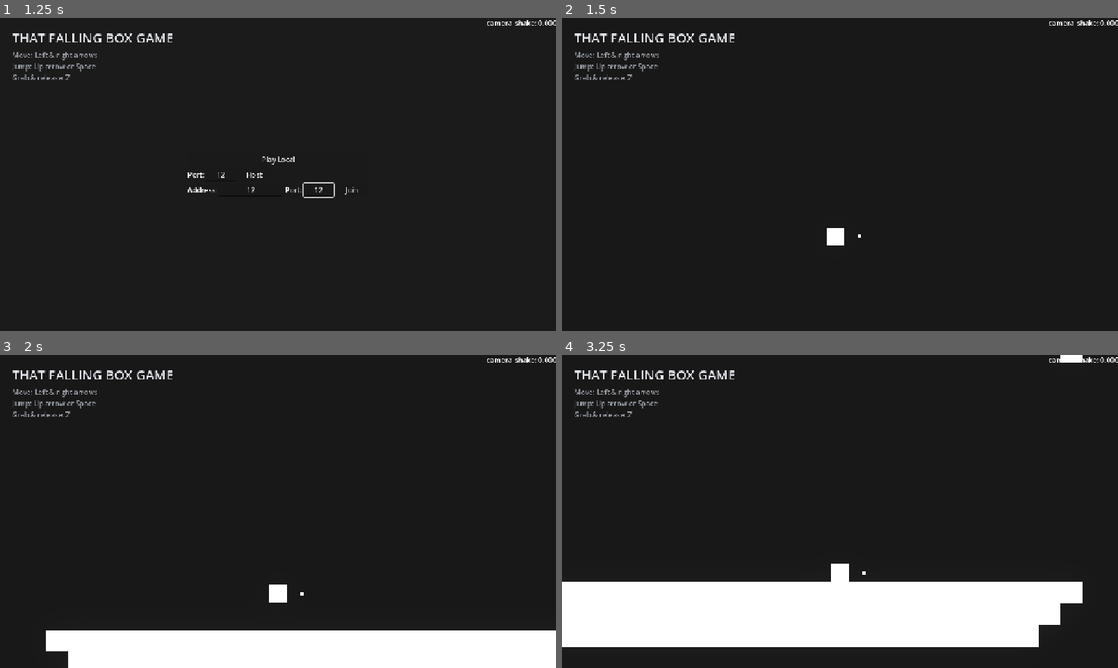
Above: before the commit, frames 1-4 (two rows, left to right).
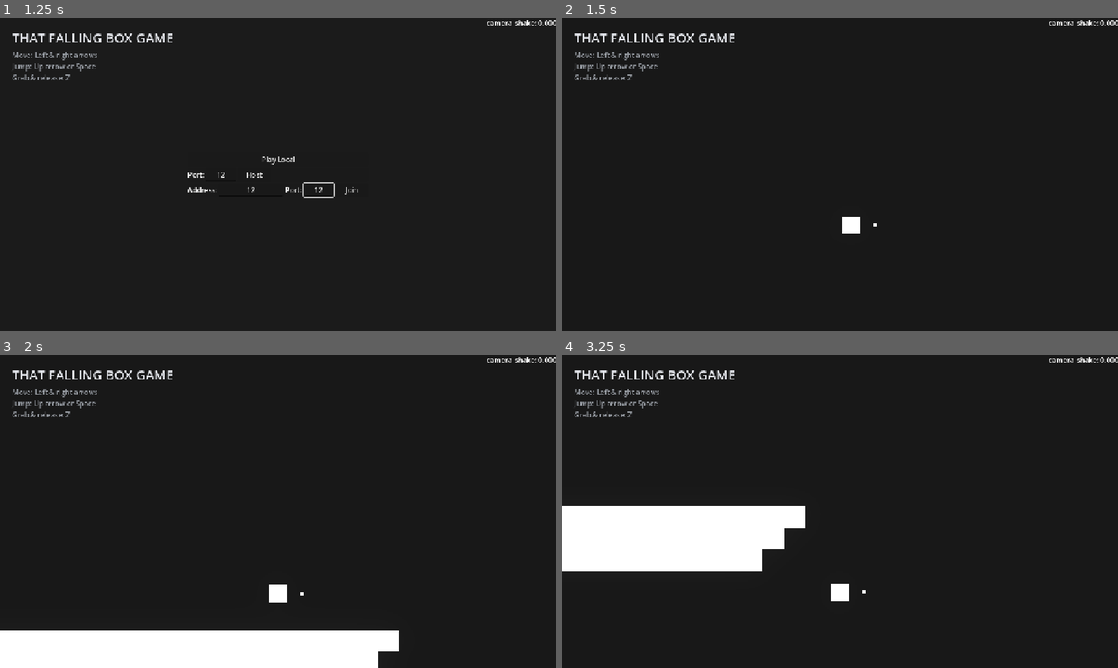
Above: after the commit, the same moments.

Repository: itsMapleLeaf/falling-box
Game: Godot game, scene res://src/main.tscn
Same seed, same stepped clock (60 frames per second), same inputs: the game is played once before the commit and once after it.
Inputs (mouse positions are in pixels of both pictures, inside the frame that each line leads up to):
- Up to frame 1 (1.25 s): click (222, 174) at 0.52 s; type "12" at 0.6 s; click (250, 190) at 0.75 s; type "12" at 0.83 s; click (316, 190) at 0.98 s; type "12" at 1.07 s
- Up to frame 2 (1.5 s): click "Host" at 1.25 s
- Up to frame 3 (2 s): no input
- Up to frame 4 (3.25 s): tap Enter at 2 s; move the mouse to (962, 495) at 2.02 s; hold Right (move_right) 2.03-2.75 s; tap I at 2.1 s; click (962, 495) at 2.17 s; tap Up (jump) at 2.27 s; drag from (728, 527) to (856, 577) at 2.77 s

Frame 1 is identical in both runs. In frame 2, 0.3% of the frame differs, in the area x 47-57%, y 63-73%; in frame 3, 4.8%; in frame 4, 27%, in the area x 0-94%, y 0-94%.

Commit message:
multiplayer player spawns

Diff:
--- a/src/game.gd
+++ b/src/game.gd
@@ -1,11 +1,41 @@
 class_name Game
 extends Screen
 
+const PLAYER = preload("uid://dgfxlv2n2qtvd")
+
 var enet_peer := ENetMultiplayerPeer.new()
+var players_by_peer_id: Dictionary[int, Player] = { }
+
+@onready var player_multiplayer_spawner: MultiplayerSpawner = $PlayerMultiplayerSpawner
 
 
 func _ready() -> void:
-	pass
+	player_multiplayer_spawner.spawn_function = _spawn_player
+
+
+class PlayerSpawnData:
+	var peer_id: int
+
+
+	func with_peer_id(value: int) -> PlayerSpawnData:
+		peer_id = value
+		return self
+
+
+func _spawn_player(data_dict: Dictionary):
+	prints(data_dict)
+
+	var player: Player = PLAYER.instantiate()
+	var data: PlayerSpawnData = dict_to_inst(data_dict)
+
+	player.name = str(data.peer_id)
+	player.respawn_left = %RespawnLeft
+	player.respawn_right = %RespawnRight
+	player.fallout_threshold = %FalloutThreshold
+
+	players_by_peer_id[data.peer_id] = player
+
+	return player
 
 
 func _unhandled_input(event: InputEvent) -> void:
@@ -17,7 +47,30 @@
 	enet_peer.create_server(port)
 	multiplayer.multiplayer_peer = enet_peer
 
+	enet_peer.peer_connected.connect(_on_peer_connected)
+	enet_peer.peer_disconnected.connect(_on_peer_disconnected)
+
+	player_multiplayer_spawner.spawn(inst_to_dict(PlayerSpawnData.new().with_peer_id(1)))
+
 
 func join_server(host: String, port: int) -> void:
 	enet_peer.create_client(host, port)
 	multiplayer.multiplayer_peer = enet_peer
+
+
+func _on_peer_connected(peer_id: int) -> void:
+	prints("connected:", peer_id)
+
+	player_multiplayer_spawner.spawn(inst_to_dict(PlayerSpawnData.new().with_peer_id(peer_id)))
+
+
+func _on_peer_disconnected(peer_id: int) -> void:
+	prints("disconnected:", peer_id)
+	remove_player(peer_id)
+
+
+func remove_player(peer_id: int) -> void:
+	var player := players_by_peer_id[peer_id]
+	if player:
+		player.queue_free()
+		players_by_peer_id.erase(peer_id)
--- a/src/game.tscn
+++ b/src/game.tscn
@@ -2,7 +2,6 @@
 
 [ext_resource type="Script" uid="uid://cxgv5kyvrs67i" path="res://src/game.gd" id="1_bs6l1"]
 [ext_resource type="PackedScene" uid="uid://cud0fufuh0rol" path="res://src/platform.tscn" id="1_kc8ui"]
-[ext_resource type="PackedScene" uid="uid://dgfxlv2n2qtvd" path="res://src/player.tscn" id="2_bs6l1"]
 [ext_resource type="Script" uid="uid://b1ppimynnjxmx" path="res://src/falling_box_spawner.gd" id="3_pk08u"]
 [ext_resource type="PackedScene" uid="uid://b6hwok27qogib" path="res://src/falling_box.tscn" id="4_wqvko"]
 
@@ -29,19 +28,16 @@
 position = Vector2(0, 100)
 size_in_cells = Vector2i(25, 1)
 
-[node name="Player" parent="." unique_id=1988052361 node_paths=PackedStringArray("fallout_threshold", "respawn_left", "respawn_right") instance=ExtResource("2_bs6l1")]
-position = Vector2(0, -450)
-fallout_threshold = NodePath("../FalloutThreshold")
-respawn_left = NodePath("../RespawnLeft")
-respawn_right = NodePath("../RespawnRight")
-
 [node name="RespawnLeft" type="Marker2D" parent="." unique_id=2143609635]
+unique_name_in_owner = true
 position = Vector2(-725, -575)
 
 [node name="RespawnRight" type="Marker2D" parent="." unique_id=1413309880]
+unique_name_in_owner = true
 position = Vector2(725, -575)
 
 [node name="FalloutThreshold" type="Marker2D" parent="." unique_id=1665585315]
+unique_name_in_owner = true
 position = Vector2(0, 500)
 gizmo_extents = 25.0
 
@@ -64,3 +60,7 @@
 [node name="Timer" type="Timer" parent="BoxSpawner" unique_id=783537521]
 wait_time = 0.5
 autostart = true
+
+[node name="PlayerMultiplayerSpawner" type="MultiplayerSpawner" parent="." unique_id=1400115976]
+_spawnable_scenes = PackedStringArray("uid://dgfxlv2n2qtvd")
+spawn_path = NodePath("..")
--- a/src/player.gd
+++ b/src/player.gd
@@ -6,13 +6,14 @@
 
 const MAX_JUMPS := 2
 
-@export var cursor: Node2D
 @export var fallout_threshold: Marker2D
 @export var respawn_left: Marker2D
 @export var respawn_right: Marker2D
-@export var camera: Camera2D
-@export var crush_detector: Area2D
-@export var respawn_timer: Timer
+
+@onready var cursor: MeshInstance2D = %Cursor
+@onready var crush_detector: Area2D = %CrushDetector
+@onready var camera: Camera2D = %Camera
+@onready var respawn_timer: Timer = %RespawnTimer
 
 var facing := 1
 var jumps_remaining := MAX_JUMPS
@@ -22,11 +23,16 @@
 var active_collision_mask: int
 
 
+func _enter_tree() -> void:
+	set_multiplayer_authority(int(name))
+
+
 func _ready() -> void:
 	active_collision_layer = collision_layer
 	active_collision_mask = collision_mask
 	respawn_rng.randomize()
 	respawn()
+	camera.enabled = is_multiplayer_authority()
 
 
 func _process(_delta: float) -> void:
--- a/src/player.tscn
+++ b/src/player.tscn
@@ -15,14 +15,15 @@
 [sub_resource type="RectangleShape2D" id="RectangleShape2D_lowyb"]
 size = Vector2(25, 42)
 
-[node name="Player" type="CharacterBody2D" unique_id=1988052361 node_paths=PackedStringArray("cursor", "camera", "crush_detector", "respawn_timer")]
+[sub_resource type="SceneReplicationConfig" id="SceneReplicationConfig_gmfve"]
+properties/0/path = NodePath(".:position")
+properties/0/spawn = true
+properties/0/replication_mode = 1
+
+[node name="Player" type="CharacterBody2D" unique_id=1988052361]
 collision_layer = 2
 collision_mask = 5
 script = ExtResource("1_lowyb")
-cursor = NodePath("CursorRoot")
-camera = NodePath("CameraTremble/Camera")
-crush_detector = NodePath("CrushDetector")
-respawn_timer = NodePath("RespawnTimer")
 
 [node name="Body" type="MeshInstance2D" parent="." unique_id=857442156]
 mesh = SubResource("QuadMesh_player")
@@ -30,6 +31,7 @@
 [node name="CursorRoot" type="Node2D" parent="." unique_id=841290814]
 
 [node name="Cursor" type="MeshInstance2D" parent="CursorRoot" unique_id=1793711821]
+unique_name_in_owner = true
 position = Vector2(55, 0)
 mesh = SubResource("QuadMesh_cursor")
 
@@ -37,6 +39,7 @@
 shape = SubResource("RectangleShape2D_player")
 
 [node name="CrushDetector" type="Area2D" parent="." unique_id=719728603]
+unique_name_in_owner = true
 collision_layer = 2
 collision_mask = 5
 
@@ -49,6 +52,7 @@
 script = ExtResource("2_gmfve")
 
 [node name="Camera" type="Camera2D" parent="CameraTremble" unique_id=1793847058]
+unique_name_in_owner = true
 offset = Vector2(0, -140)
 limit_enabled = false
 position_smoothing_enabled = true
@@ -56,6 +60,10 @@
 metadata/_edit_lock_ = true
 
 [node name="RespawnTimer" type="Timer" parent="." unique_id=84011130]
+unique_name_in_owner = true
 one_shot = true
 
+[node name="MultiplayerSynchronizer" type="MultiplayerSynchronizer" parent="." unique_id=2084790207]
+replication_config = SubResource("SceneReplicationConfig_gmfve")
+
 [connection signal="timeout" from="RespawnTimer" to="." method="_on_respawn_timer_timeout"]
